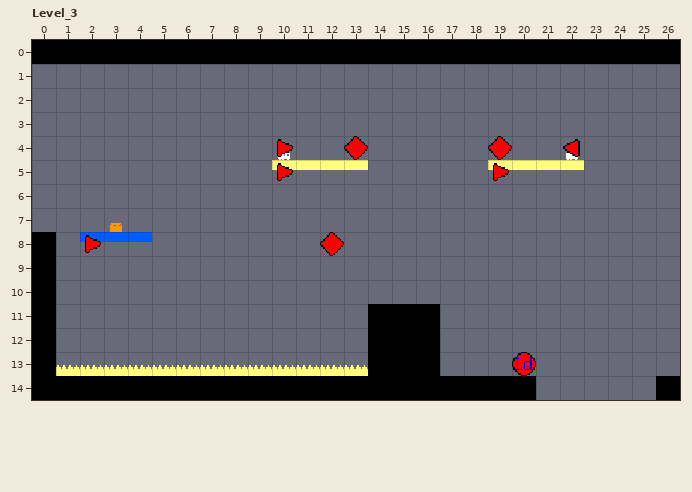
Two versions of a level (LDtk project, Assets/Monet/LDtk/Demo/Demo.ldtk). Above: the version before the commit.
Cells are 16x16 px. Shown: Level_3 x 0..26, y 0..14. The commit also changed other parts of the map, which this record leaves out.
The same view after the edit:
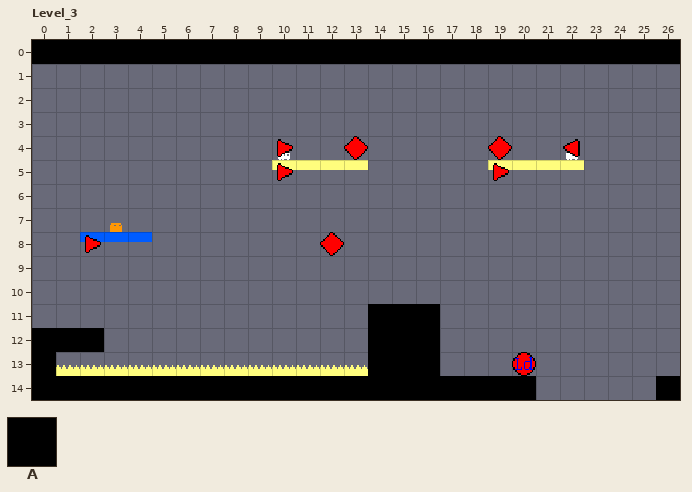
Key: from "Ground": A 0.
_ is an empty cell, . an unchanged one.
The exact change:
--- layer "Ground"
@@ x 0..2 @@
- 8 A..
- 9 A..
-10 A..
-11 A..
-12 .__
+ 8 _..
+ 9 _..
+10 _..
+11 _..
+12 .AA
